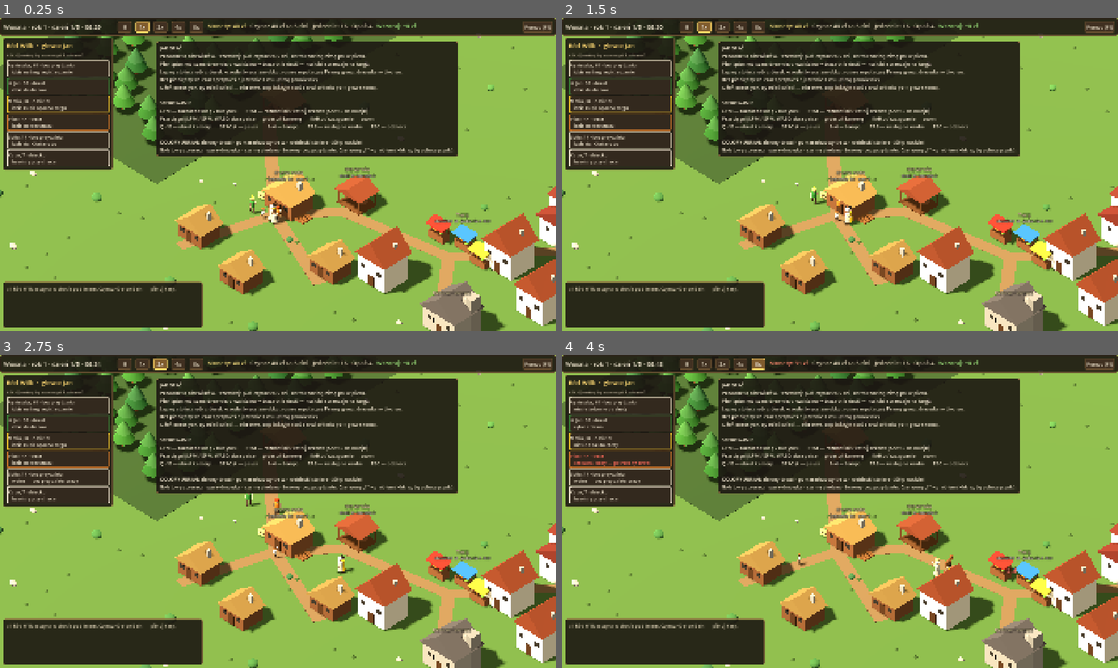
Above: before the commit, frames 1-4 (two rows, left to right).
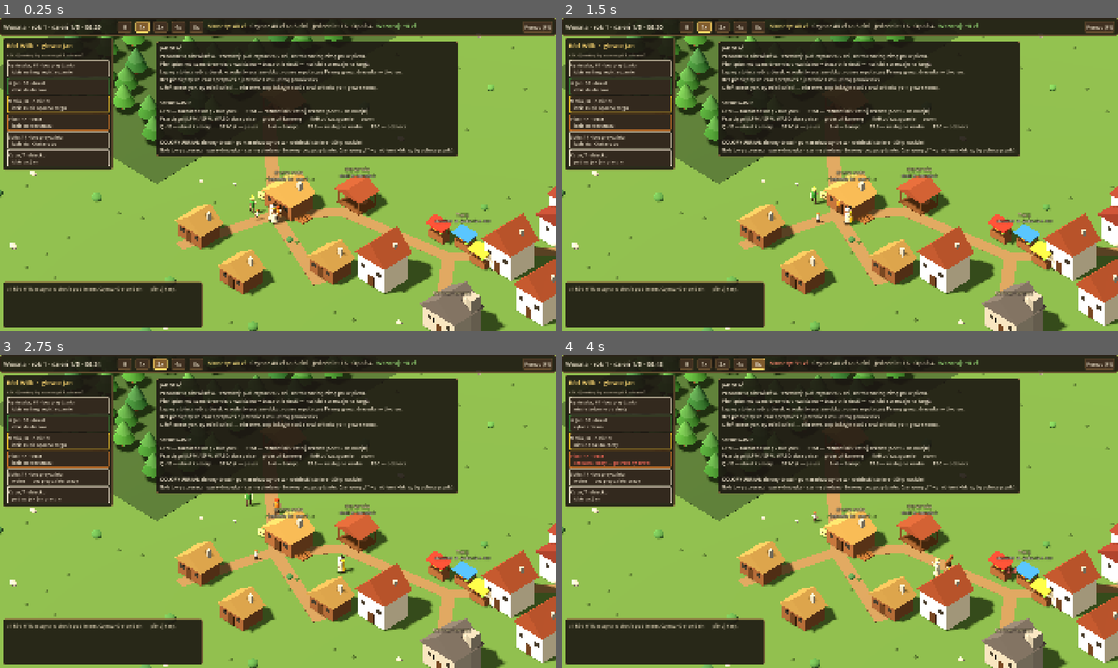
Above: after the commit, the same moments.

Repository: dwdzdc/dynastia
Game: Godot game, scene res://game/main.tscn
Same seed, same stepped clock (60 frames per second), same inputs: the game is played once before the commit and once after it.
Inputs:
- Up to frame 1 (0.25 s): no input
- Up to frame 2 (1.5 s): click "II" at 0.5 s; click "1x" at 1.25 s
- Up to frame 3 (2.75 s): click "2x" at 2 s
- Up to frame 4 (4 s): click "4x" at 2.75 s; click "8x" at 3.5 s

The runs differ from the first frame. In frame 1, less than 0.1% of the frame differs, in the area x 2-49%, y 45-65%; in frame 2, less than 0.1%; in frame 3, less than 0.1%; in frame 4, 0.1%, in the area x 2-47%, y 45-68%.

Commit message:
D5: dzieci chodza za lubianym pracujacym doroslym, gracz moze nadpisac (set_follow)
Poprawka: histereza snu - zmeczony spi, az sie wyspi (wczesniej oscylowal
miedzy snem a praca i stal w miejscu).

Co-Authored-By: Claude Opus 5.5 <noreply@anthropic.com>

Diff:
--- a/data/balance.json
+++ b/data/balance.json
@@ -126,7 +126,8 @@
     "sleep": {
       "decay_day": 70.0,
       "recover_day": 260.0,
-      "low": 12.0
+      "low": 12.0,
+      "rested": 60.0
     }
   },
   "health": {
@@ -358,5 +359,10 @@
       "laborer": "labor",
       "forager": "forage"
     }
+  },
+  "children": {
+    "follow_min_bond": 20.0,
+    "watch_seconds": 6.0,
+    "watch_offset": 1.2
   }
 }
--- a/sim/agent.gd
+++ b/sim/agent.gd
@@ -46,6 +46,7 @@
 var hungry_no_food: bool = false
 var cold: bool = false
 var dinner_day: int = -1            # doba ostatniej kolacji przy wspólnym stole
+var follow_id: int = -1             # dziecko: za kim chodzi z nakazu gracza (id osoby); -1 = z sympatii
 
 # Modyfikatory od warstwy tożsamości
 var is_child: bool = false
@@ -110,5 +111,5 @@
 		var act := String(s["act"])
 		if drop_work and act in WORK_ACTS:
 			return true
-		return act in ["wait", "rest", "sleep", "labor", "play", "idle", "dine"]
+		return act in ["wait", "rest", "sleep", "labor", "play", "idle", "dine", "watch"]
 	return false
--- a/sim/jobs.gd
+++ b/sim/jobs.gd
@@ -49,7 +49,11 @@
 	if a.needs["food"] < food_low:
 		return "eat"
 	var block := block_at(w.clock.time_of_day())
-	if block == "sleep" or a.needs["sleep"] < float(w.balance["needs"]["sleep"]["low"]):
+	var sl: Dictionary = w.balance["needs"]["sleep"]
+	if block == "sleep" or a.needs["sleep"] < float(sl["low"]):
+		return "sleep"
+	# Kto zasnął ze zmęczenia, śpi, aż się wyśpi (inaczej budzi się i zasypia co chwilę).
+	if a.plan_kind == "sleep" and a.needs["sleep"] < float(sl["rested"]):
 		return "sleep"
 	if block in ["dinner", "free"] and not a.is_child and aloof_today(a):
 		return "aloof"
@@ -246,7 +250,48 @@
 	_act(a, "rest", float(_cfg["wait_seconds"]) * 2.0, why)
 
 
+# Za kim dziecko chodzi w godzinach pracy (D5): nakaz gracza, a bez niego najbardziej
+# lubiany dorosły z rodu, który właśnie pracuje.
+func follow_target(a: SimAgent) -> SimAgent:
+	var p := w.person_of(a)
+	if p == null:
+		return null
+	if a.follow_id >= 0:
+		var fp: SimPerson = w.family.persons.get(a.follow_id)
+		var fa: SimAgent = w.agent_by_id(fp.agent_id) if fp != null and fp.alive() else null
+		return fa if fa != null and fa.status == "active" else null
+	var best: SimAgent = null
+	var best_v := float(w.balance["children"]["follow_min_bond"])
+	for o: SimPerson in w.family.living():
+		var oa: SimAgent = w.agent_by_id(o.agent_id)
+		if oa == null or oa.status != "active" or oa.is_child or oa.plan_kind != "work":
+			continue
+		var v := w.bonds.value(p.id, SimBonds.person(o.id))
+		if v > best_v:
+			best_v = v
+			best = oa
+	return best
+
+
+func _plan_follow(a: SimAgent, t: SimAgent) -> void:
+	var cfg: Dictionary = w.balance["children"]
+	var tp := w.person_of(t)
+	var off := float(cfg["watch_offset"])
+	if t.inside != "":
+		var b: SimBuilding = w.building(t.inside)
+		_walk(a, b.door() + Vector2(off, off * 0.5), "idzie za: %s" % tp.name)
+		_act(a, "watch", float(cfg["watch_seconds"]), "patrzy, jak %s pracuje" % tp.name, b.id)
+		return
+	_walk(a, t.position + Vector2(off, off * 0.5), "idzie za: %s" % tp.name)
+	_act(a, "watch", float(cfg["watch_seconds"]), "patrzy, jak %s pracuje" % tp.name)
+
+
 func _plan_child(a: SimAgent) -> void:
+	if block_at(w.clock.time_of_day()) == "work":
+		var t := follow_target(a)
+		if t != null:
+			_plan_follow(a, t)
+			return
 	var home: SimBuilding = w.home()
 	var k := w.rng.next_float(0.0, TAU)
 	var r := w.rng.next_float(1.5, 4.5)
--- a/sim/world.gd
+++ b/sim/world.gd
@@ -270,6 +270,15 @@
 	if a == null:
 		return
 	a.controlled = false
+	jobs.replan(a)
+
+
+# Komenda gracza: dziecko ma chodzić za tą osobą (D5); -1 = wraca do własnej sympatii.
+func set_follow(agent_id: int, person_id: int) -> void:
+	var a := agent_by_id(agent_id)
+	if a == null or not a.is_child or is_independent(a):
+		return
+	a.follow_id = person_id
 	jobs.replan(a)
 
 
--- a/tests/run_tests.gd
+++ b/tests/run_tests.gd
@@ -62,6 +62,7 @@
 	_test_drift_signals()
 	_test_preferences_from_memories()
 	_test_reluctance_and_orders()
+	_test_child_follows_adult()
 	_test_world_deterministic()
 	_test_world_30_days_autonomous()
 	_test_economy_chain_produces_income()
@@ -708,6 +709,26 @@
 	check("reluctant work has a descriptive reason", String(s["why"]).contains("niechętnie") or String(s["why"]).contains("rzuci"))
 
 
+func _test_child_follows_adult() -> void:
+	var w = _new_world()
+	var f = w.family
+	var jan = f.root()
+	var kuba = _named(f, "Kuba")
+	var aj = w.agent_by_id(jan.agent_id)
+	var ak = w.agent_by_id(kuba.agent_id)
+	var maria = f.persons[jan.spouse_id]
+	w.set_job(aj.id, "sawyer")
+	# Własna sympatia: Kuba bardziej lubi matkę, ale gracz każe mu iść z ojcem.
+	w.bonds.remember(kuba.id, SimBonds.person(maria.id), "married", [maria.id], 2.0)
+	w.set_follow(ak.id, jan.id)
+	var s: Dictionary = w.balance["schedule"]
+	var mid := (float(s["work_start"]) + float(s["work_end"])) * 0.5
+	_run_days_auto(w, mid - w.clock.time_of_day())
+	var near: bool = (ak.inside != "" and ak.inside == aj.inside) or ak.position.distance_to(aj.position) < 4.0
+	check("child with override goes with father (%s / %s)" % [ak.idle_reason, aj.idle_reason], ak.activity in ["watch", "walk"] and near)
+	check("child follows the father, not the more liked mother", ak.idle_reason.contains(jan.name))
+
+
 func _state_sig(w) -> String:
 	var parts: Array = ["%.3f" % w.household.cash, str(w.building("sawmill").stock)]
 	for a in w.agents:
Not shown, changed: progress.md
